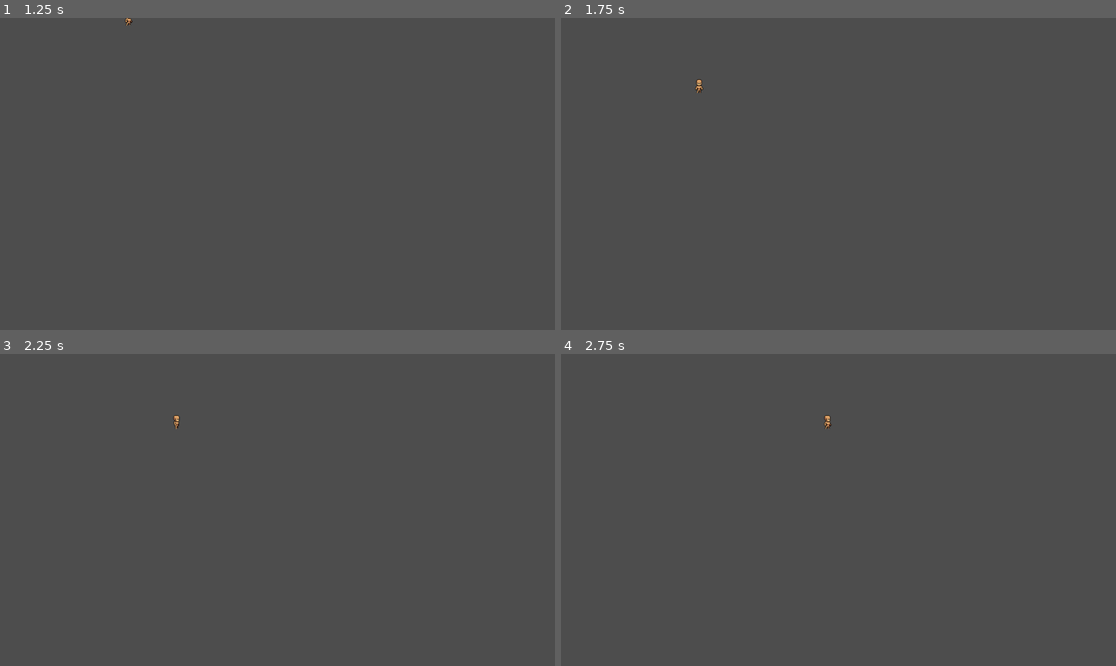
Above: before the commit, frames 1-4 (two rows, left to right).
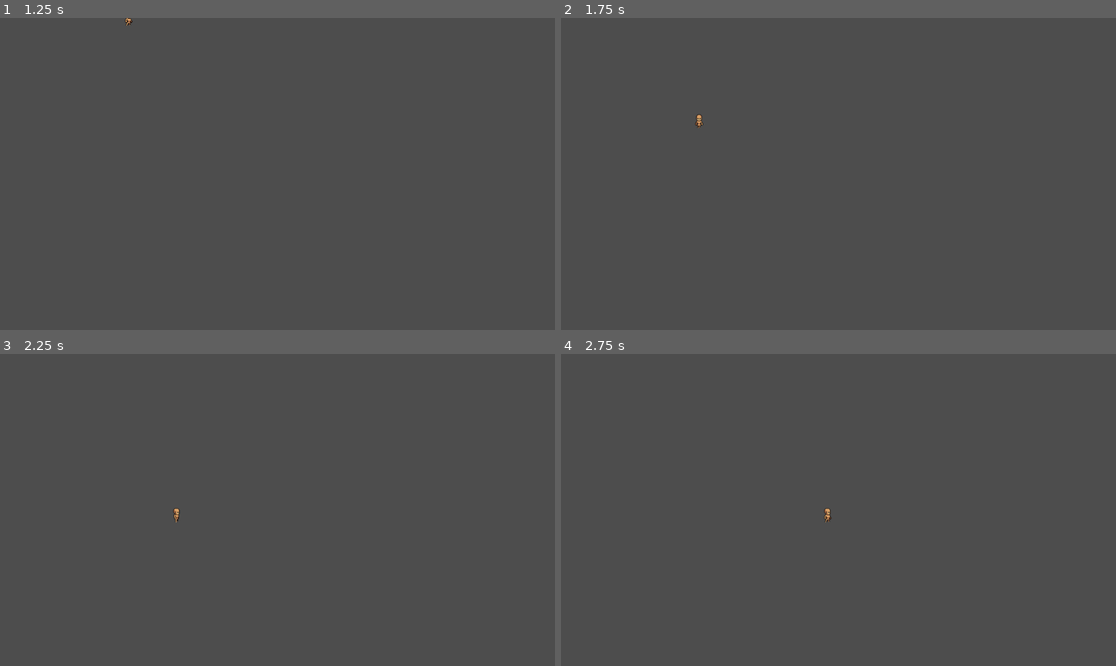
Above: after the commit, the same moments.

Repository: moritzkiehl/horde-battler
Game: Godot game, scene res://scenes/entities/player/player.tscn
Two runs of this game, one before a commit and one after it. Both use one fixed random seed, a clock stepped at 60 frames per second and the inputs below. This scene is started directly instead of the project's main scene.
Inputs (mouse positions are in pixels of both pictures, inside the frame that each line leads up to):
- Up to frame 1 (1.25 s): tap Enter at 0.5 s; move the mouse to (399, 158) at 0.52 s; press the mouse at (399, 158) at 0.53 s; hold D (move_right) from 0.53 s (still down); tap Space (dash) at 0.8 s
- Up to frame 2 (1.75 s): tap Space (dash) at 1.25, 1.35 s; move the mouse to (727, 189) at 1.27 s; release D (move_right) at 1.28 s; release the mouse at (727, 189) at 1.28 s; hold Down (move_down) from 1.28 s (still down); click (727, 189) at 1.55 s
- Up to frame 3 (2.25 s): tap Enter at 2 s; move the mouse to (333, 441) at 2.02 s; release Down (move_down) at 2.03 s; press the mouse at (333, 441) at 2.03 s; hold D (move_right) from 2.03 s (still down)
- Up to frame 4 (2.75 s): keep holding D (move_right); tap Space (dash) at 2.3 s

Frame 1 is identical in both runs. In frame 2, less than 0.1% of the frame differs, in the area x 24-26%, y 19-36%; in frame 3, less than 0.1%; in frame 4, less than 0.1%.

Commit message:
update move and dash
move last direction input check into default state to make it available in dash.

improve movement and dash by using action strength to prepare for future controller support

normalize movement to prevent diagonal movement beeing faster

Diff:
--- a/project.godot
+++ b/project.godot
@@ -55,28 +55,28 @@
 "events": [Object(InputEventMouseButton,"resource_local_to_scene":false,"resource_name":"","device":-1,"window_id":0,"a …(253 unchanged characters)…
 ]
 }
+move_up={
+"deadzone": 0.2,
+"events": [Object(InputEventKey,"resource_local_to_scene":false,"resource_name":"","device":-1,"window_id":0,"alt_pressed":false,"shift_pressed":false,"ctrl_pressed":false,"meta_pressed":false,"pressed":false,"keycode":0,"physical_keycode":4194320,"key_label":0,"unicode":0,"location":0,"echo":false,"script":null)
+, Object(InputEventKey,"resource_local_to_scene":false,"resource_name":"","device":-1,"window_id":0,"alt_pressed":false,"shift_pressed":false,"ctrl_pressed":false,"meta_pressed":false,"pressed":false,"keycode":0,"physical_keycode":87,"key_label":0,"unicode":119,"location":0,"echo":false,"script":null)
+]
+}
 move_left={
 "deadzone": 0.2,
 "events": [Object(InputEventKey,"resource_local_to_scene":false,"resource_name":"","device":-1,"window_id":0,"alt_press …(195 unchanged characters)…
 , Object(InputEventKey,"resource_local_to_scene":false,"resource_name":"","device":-1,"window_id":0,"alt_pressed":false …(182 unchanged characters)…
 ]
 }
-move_up={
+move_down={
 "deadzone": 0.2,
-"events": [Object(InputEventKey,"resource_local_to_scene":fa …(146 unchanged characters)… se,"keycode":0,"physical_keycode":4194320,"key_label":0,"unicode":0,"location":0,"echo":false,"script":null)
-, Object(InputEventKey,"resource_local_to_scene":false,"reso …(132 unchanged characters)… ":false,"keycode":0,"physical_keycode":87,"key_label":0,"unicode":119,"location":0,"echo":false,"script":null)
+"events": [Object(InputEventKey,"resource_local_to_scene":fa …(146 unchanged characters)… se,"keycode":0,"physical_keycode":4194322,"key_label":0,"unicode":0,"location":0,"echo":false,"script":null)
+, Object(InputEventKey,"resource_local_to_scene":false,"reso …(132 unchanged characters)… ":false,"keycode":0,"physical_keycode":83,"key_label":0,"unicode":115,"location":0,"echo":false,"script":null)
 ]
 }
 move_right={
 "deadzone": 0.2,
 "events": [Object(InputEventKey,"resource_local_to_scene":false,"resource_name":"","device":-1,"window_id":0,"alt_press …(192 unchanged characters)…
 , Object(InputEventKey,"resource_local_to_scene":false,"resource_name":"","device":-1,"window_id":0,"alt_pressed":false …(186 unchanged characters)…
-]
-}
-move_down={
-"deadzone": 0.2,
-"events": [Object(InputEventKey,"resource_local_to_scene":false,"resource_name":"","device":-1,"window_id":0,"alt_pressed":false,"shift_pressed":false,"ctrl_pressed":false,"meta_pressed":false,"pressed":false,"keycode":0,"physical_keycode":4194322,"key_label":0,"unicode":0,"location":0,"echo":false,"script":null)
-, Object(InputEventKey,"resource_local_to_scene":false,"resource_name":"","device":-1,"window_id":0,"alt_pressed":false,"shift_pressed":false,"ctrl_pressed":false,"meta_pressed":false,"pressed":false,"keycode":0,"physical_keycode":83,"key_label":0,"unicode":115,"location":0,"echo":false,"script":null)
 ]
 }
 dash={
--- a/scenes/entities/player/state_machine/states/dash.gd
+++ b/scenes/entities/player/state_machine/states/dash.gd
@@ -2,8 +2,9 @@
 
 @export var dash_duration: float = 0.25
 
+@export var return_state: State
 @export var attack_state: State
-@export var return_state: State
+
 
 var dashing: bool = false
 
@@ -23,13 +24,21 @@
 
 func process_physics(delta: float) -> State:
 	if dashing:
-		var movementX = Input.get_axis("move_left", "move_right") * move_speed
-		var movementY = Input.get_axis("move_up", "move_down") * move_speed
+		var move_left = Input.get_action_strength("move_left")
+		var move_right = Input.get_action_strength("move_right")
+		var move_up = Input.get_action_strength("move_up")
+		var move_down = Input.get_action_strength("move_down")
 
-		if movementX == 0 && movementY == 0:
+
+		if move_left == 0 && move_right == 0 && move_up == 0 && move_down == 0:
 			dash_without_key_down()
 		else:
-			dash_with_key_down(movementX, movementY)
+			var motion = Vector2()
+			if (move_left || move_right) && latest_directionX:
+				motion.x = latest_directionX
+			if (move_up || move_down) && latest_directionY:
+				motion.y = latest_directionY
+			dash_with_key_down(motion)
 		parent.move_and_slide()
 		return null
 	else:
@@ -60,20 +69,6 @@
 		parent.velocity.y = move_speed * Vector2.DOWN.y
 
 
-func dash_with_key_down(movementX: float, movementY: float) -> void:
-	if movementX != 0:
-		parent.animations.play("move_side")
-		if movementX > 0:
-			parent.direction = Vector2.RIGHT
-		elif movementX < 0:
-			parent.direction = Vector2.LEFT
-	elif movementY > 0:
-		parent.animations.play("move_down")
-		parent.direction = Vector2.DOWN
-	elif movementY < 0:
-		parent.animations.play("move_up")
-		parent.direction = Vector2.UP
-
-	parent.animations.flip_h = movementX < 0
-	parent.velocity.x = movementX
-	parent.velocity.y = movementY
+func dash_with_key_down(motion: Vector2) -> void:
+	parent.animations.flip_h = motion.x < 0
+	parent.velocity = motion.normalized() * move_speed
--- a/scenes/entities/player/state_machine/states/idle.gd
+++ b/scenes/entities/player/state_machine/states/idle.gd
@@ -18,20 +18,22 @@
 		start_exhaust()
 
 
+
 func process_input(event: InputEvent) -> State:
 	if exhausted:
 		return null
-	if Input.is_action_just_pressed("dash"):
-		return dash_state
-	if (
-		Input.is_action_just_pressed("move_left")
-		or Input.is_action_just_pressed("move_right")
-		or Input.is_action_just_pressed("move_up")
-		or Input.is_action_just_pressed("move_down")
-	):
-		return move_state
-	if Input.is_action_just_pressed("attack"):
-		return attack_state
+	else:
+		if Input.is_action_pressed("dash"):
+			return dash_state
+		if (
+			Input.is_action_pressed("move_left")
+			or Input.is_action_pressed("move_right")
+			or Input.is_action_pressed("move_up")
+			or Input.is_action_pressed("move_down")
+		):
+			return move_state
+		if Input.is_action_pressed("attack"):
+			return attack_state
 	return
 
 
--- a/scenes/entities/player/state_machine/states/move.gd
+++ b/scenes/entities/player/state_machine/states/move.gd
@@ -3,7 +3,6 @@
 @export var attack_state: State
 @export var idle_state: State
 @export var dash_state: State
-
 
 func process_input(event: InputEvent) -> State:
 	if Input.is_action_just_pressed("dash"):
@@ -14,27 +13,39 @@
 
 
 func process_physics(delta: float) -> State:
-	var movementX = Input.get_axis("move_left", "move_right") * move_speed
-	var movementY = Input.get_axis("move_up", "move_down") * move_speed
+	var move_left = Input.get_action_strength("move_left")
+	var move_right = Input.get_action_strength("move_right")
+	var move_up = Input.get_action_strength("move_up")
+	var move_down = Input.get_action_strength("move_down")
 
-	if movementX == 0 && movementY == 0:
+	print(move_left)
+
+	if move_left == 0 && move_right == 0 && move_up == 0 && move_down == 0:
 		return idle_state
-	if movementX != 0:
+
+	var motion = Vector2()
+
+
+	if (move_left || move_right) && latest_directionX:
+		motion.x = latest_directionX
+	if (move_up || move_down) && latest_directionY:
+		motion.y = latest_directionY
+
+	if motion.x != 0:
 		parent.animations.play("move_side")
-		if movementX > 0:
+		if motion.x > 0:
 			parent.direction = Vector2.RIGHT
-		elif movementX < 0:
+		elif motion.x < 0:
 			parent.direction = Vector2.LEFT
-	elif movementY > 0:
+	elif motion.y > 0:
 		parent.animations.play("move_down")
 		parent.direction = Vector2.DOWN
-	elif movementY < 0:
+	elif motion.y < 0:
 		parent.animations.play("move_up")
 		parent.direction = Vector2.UP
 
-	parent.animations.flip_h = movementX < 0
-	parent.velocity.x = movementX
-	parent.velocity.y = movementY
+	parent.animations.flip_h = motion.x < 0
+	parent.velocity = motion.normalized() * move_speed
 	parent.move_and_slide()
 
 	return null
--- a/scenes/entities/player/state_machine/states/state.gd
+++ b/scenes/entities/player/state_machine/states/state.gd
@@ -2,6 +2,9 @@
 
 @export var animation_name: String
 @export var move_speed: float = 400
+
+var latest_directionX: float
+var latest_directionY: float
 
 var timer: Timer
 
@@ -35,8 +38,22 @@
 	return null
 
 
+func _input(event: InputEvent) -> void:
+	save_last_direction(event)
+
 func initTimer() -> void:
 	timer = Timer.new()
 	add_child(timer)
 	timer.one_shot = true
 	timer.autostart = false
+
+func save_last_direction(event: InputEvent) -> void:
+	if event.is_action_pressed("move_right"):
+		latest_directionX = 1
+	elif event.is_action_pressed("move_left"):
+		latest_directionX = -1
+
+	if event.is_action_pressed("move_up"):
+		latest_directionY = -1
+	elif event.is_action_pressed("move_down"):
+		latest_directionY = 1
